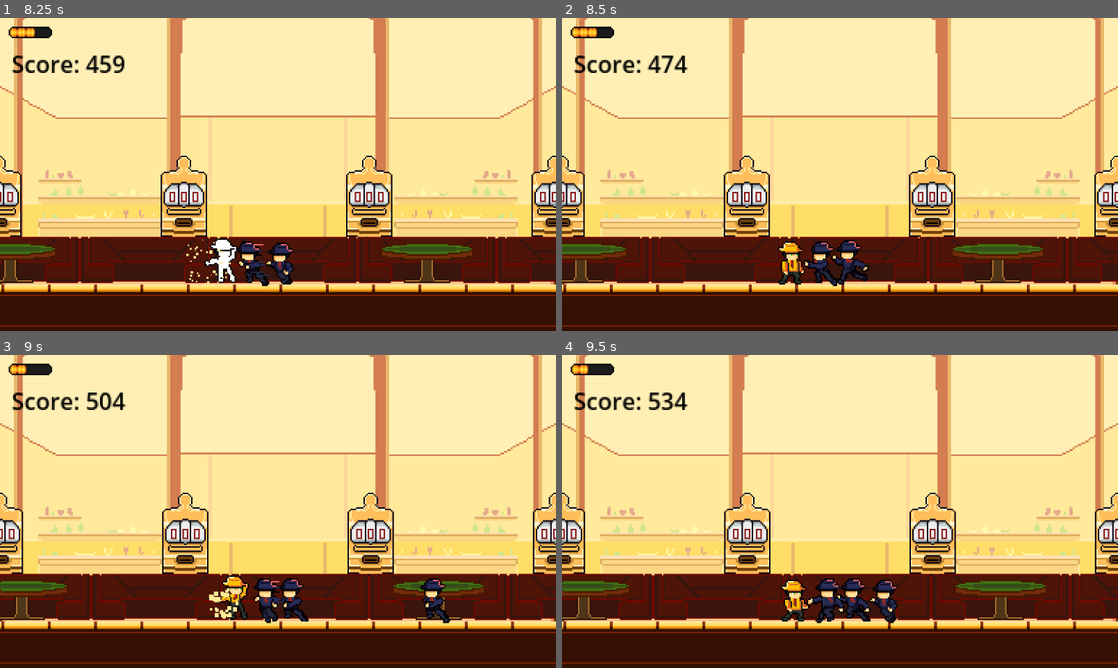
Above: before the commit, frames 1-4 (two rows, left to right).
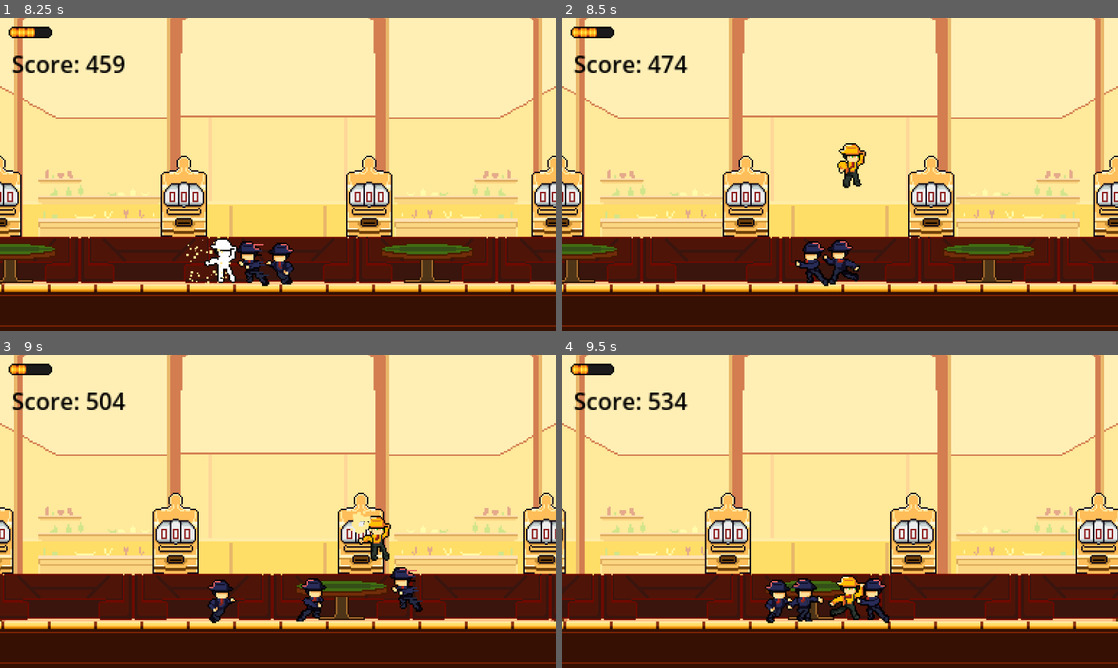
Above: after the commit, the same moments.

Repository: Ruilesser/GamePop
Game: Godot game, scene res://scenes/game/Start_Menu.tscn
Same seed, same stepped clock (60 frames per second), same inputs: the game is played once before the commit and once after it.
Inputs (mouse positions are in pixels of both pictures, inside the frame that each line leads up to):
- Up to frame 1 (8.25 s): click "Play Game!" at 0.5 s; tap Enter (ui_accept) at 1.25, 1.52, 2.27, 3.77, 4.52, 5.27, 6.77, 7.52 s; move the mouse to (400, 158) at 1.27 s; hold Right (ui_right) 1.28-2.78 s; move the mouse to (166, 190) at 2.02 s; move the mouse to (333, 105) at 2.77 s; hold Left (ui_left) 2.78-3.53 s; move the mouse to (250, 237) at 3.52 s; hold Right (ui_right) 3.53-5.03 s; move the mouse to (444, 221) at 4.27 s; move the mouse to (111, 127) at 5.02 s; hold Left (ui_left) 5.03-5.78 s; move the mouse to (305, 174) at 5.77 s; hold Right (ui_right) 5.78-6.53 s; move the mouse to (194, 96) at 6.52 s; hold Left (ui_left) 6.53-8.03 s; move the mouse to (400, 158) at 7.27 s; move the mouse to (166, 190) at 8.02 s; hold Right (ui_right) from 8.03 s (still down)
- Up to frame 2 (8.5 s): keep holding Right (ui_right); tap Enter (ui_accept) at 8.27 s
- Up to frame 3 (9 s): keep holding Right (ui_right); move the mouse to (333, 442) at 8.77 s
- Up to frame 4 (9.5 s): keep holding Right (ui_right)

Frame 1 is identical in both runs. In frame 2, 5.9% of the frame differs, in the area x 0-100%, y 40-86%; in frame 3, 11%; in frame 4, 13%, in the area x 0-100%, y 44-86%.

Commit message:
Lower stun time

Diff:
--- a/scenes/util/combat/Combat.gd
+++ b/scenes/util/combat/Combat.gd
@@ -1,6 +1,6 @@
 extends Node2D
 
-const DEFAULT_STUN_TIME: float = 0.225
+const DEFAULT_STUN_TIME: float = 0.175
 
 @onready var hit_effect_scene = preload("res://scenes/FX/Hit_Effect.tscn")
 @onready var enemy_death_effect = preload("res://scenes/FX/enemy_death_particles.tscn")
